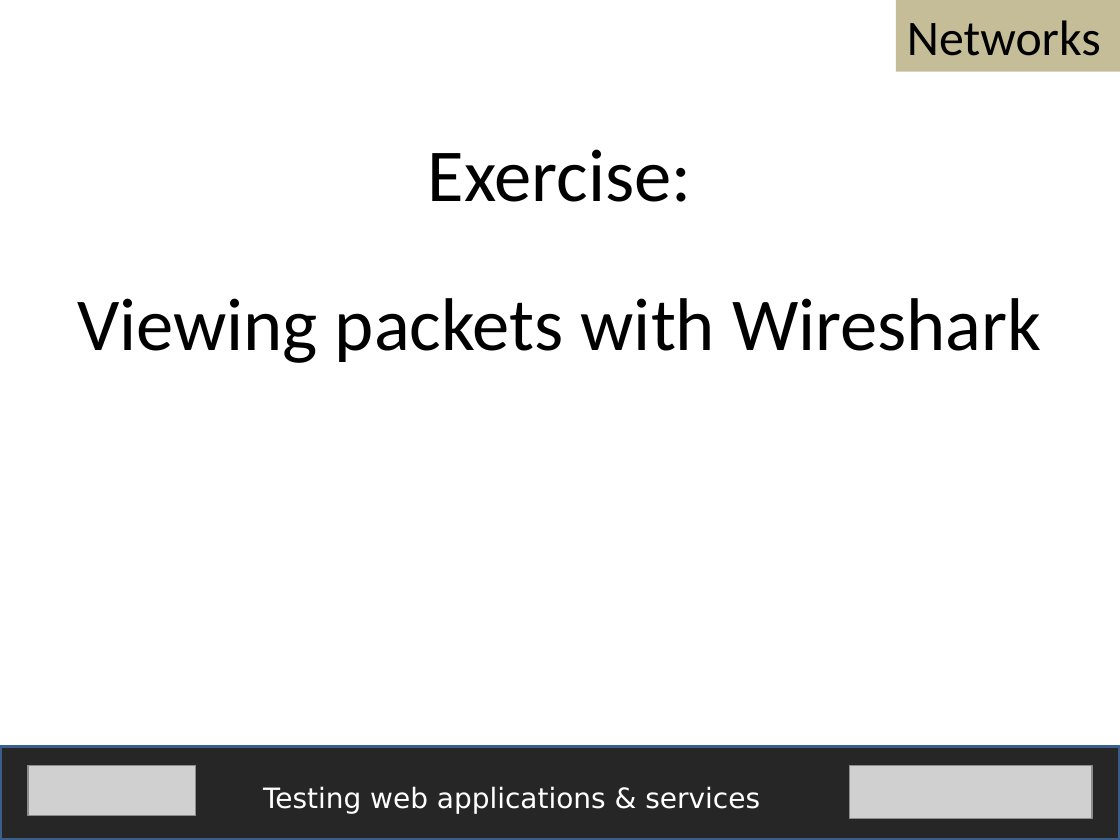
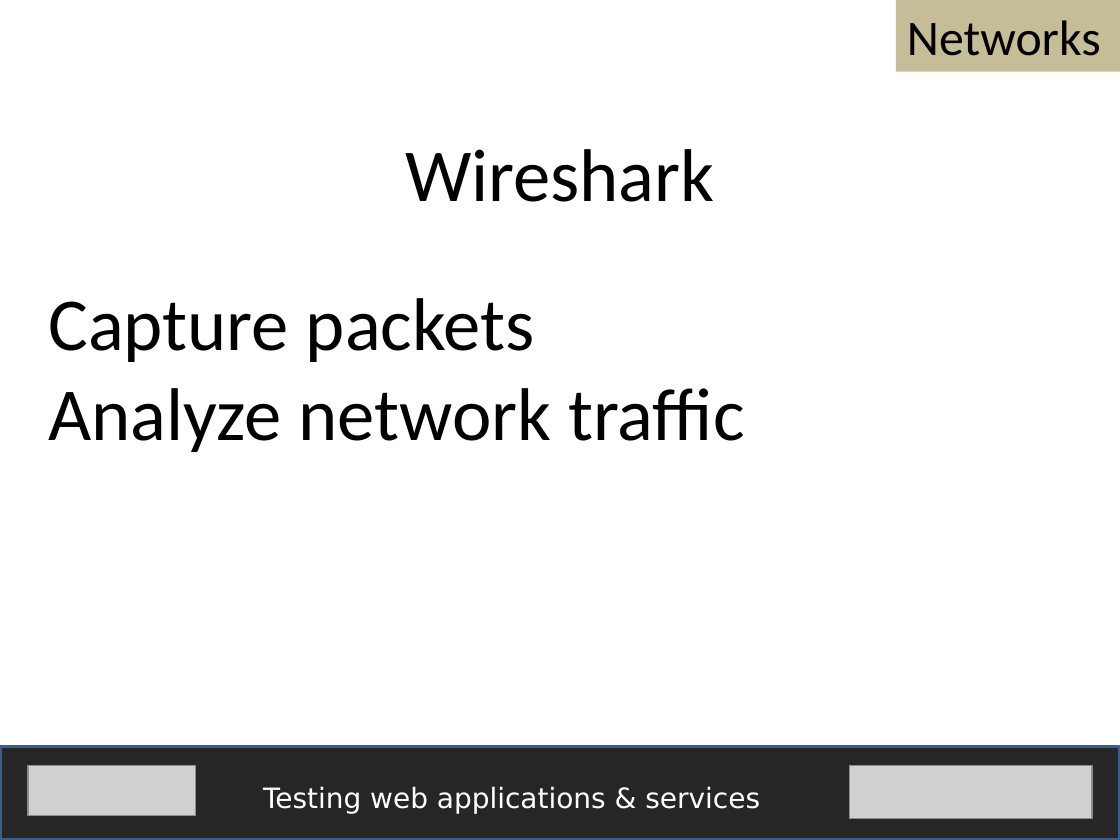
Before and after one commit to fijiaaron/testing-web-apps-and-services, a slide deck: slide 10 of presentations/A technical understanding of the web.pptx (slide 12 before the commit). Drawn at 1120x840 pixels with LibreOffice and Linux fonts; fonts in the diff are those of the drawing; grey boxes stand for pictures. Boxes give left, top, right and bottom in pixels: in the first picture for what was removed or moved away, otherwise in the second. Text is boxed around its words. In the diff, an @@ line names an element or a change of style, - is before the commit and + after.

```diff
--- a/presentations/A technical understanding of the web.pptx
+++ b/presentations/A technical understanding of the web.pptx
@@ text at [405, 149, 715, 202]: text changed @@
-Exercise:
+Wireshark
@@ text at [48, 298, 744, 452]: text changed @@
-Viewing packets with Wireshark
+Capture packets
+Analyze network traffic
```
Also in this commit, not shown: 3 other slides changed, 1 slide removed, 7 other files.
